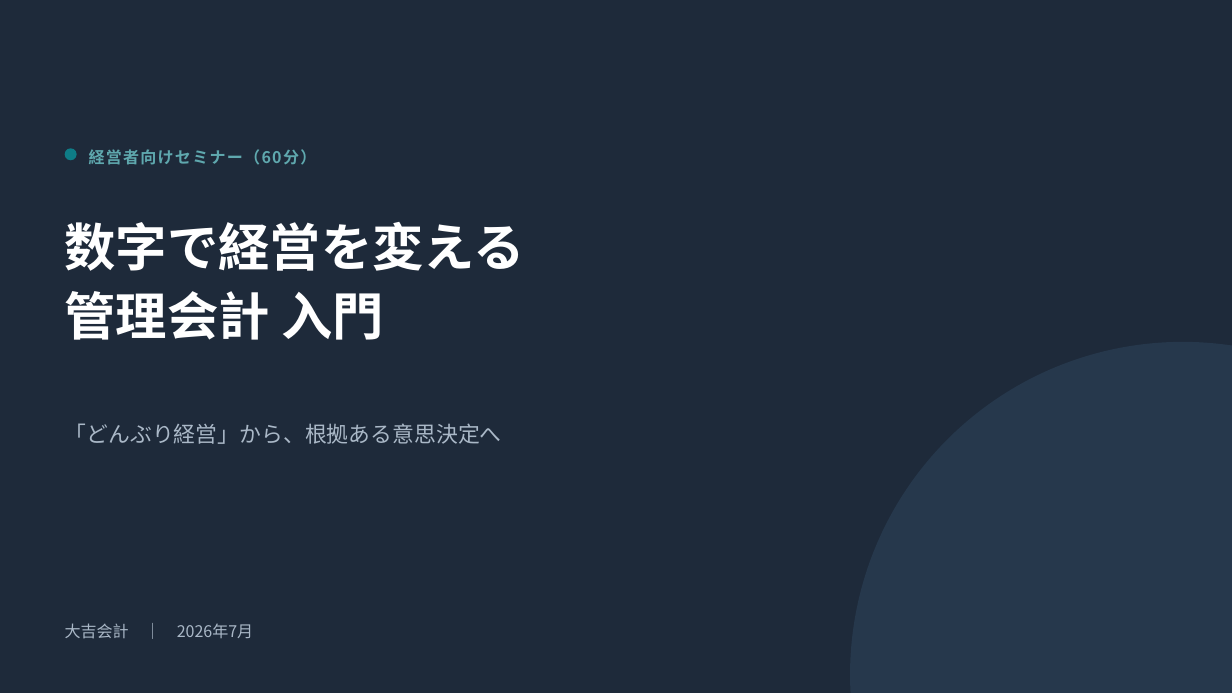
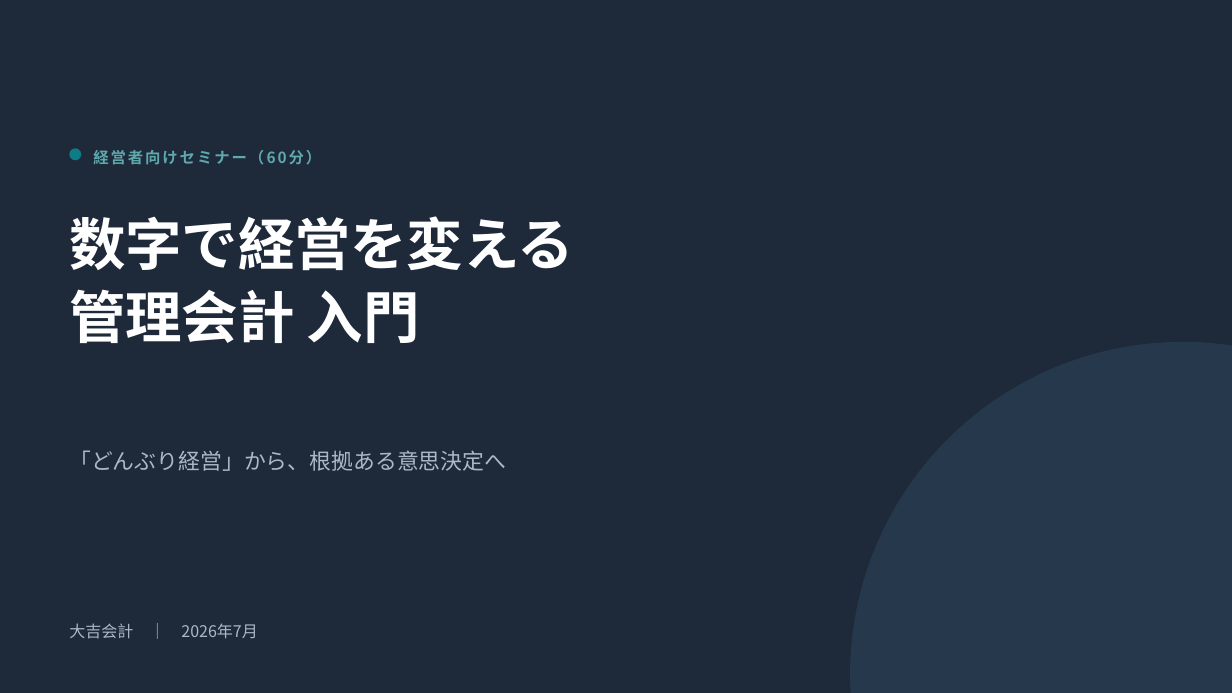
Before and after one commit to daikichi-lab/design-system-plugin, a slide deck: slide 1 of pptx-creation-plugin/examples/seminar-kanrikaikei/out/deck.pptx. Drawn at 1232x693 pixels with LibreOffice and Linux fonts; fonts in the diff are those of the drawing. Boxes give left, top, right and bottom in pixels: in the first picture for what was removed or moved away, otherwise in the second. Text is boxed around its words. In the diff, an @@ line names an element or a change of style, - is before the commit and + after.

```diff
--- a/pptx-creation-plugin/examples/seminar-kanrikaikei/out/deck.pptx
+++ b/pptx-creation-plugin/examples/seminar-kanrikaikei/out/deck.pptx
@@ ellipse: place and size @@
-ellipse at box(65, 148, 77, 160)
+ellipse at box(69, 148, 81, 160)
@@ text "経営者向けセミナー（60分）" at box(93, 150, 321, 165): size 12.5 to 12 pt, letter spacing 1 to 1.5 pt @@
@@ text "数字で経営を変える" at box(69, 216, 574, 343): size 40 to 44 pt, letter spacing 0 to -0.2 pt; line spacing 1.12 to 1.08 @@
@@ text "「どんぶり経営」から、根拠ある意思決定へ": place and size @@
-text "「どんぶり経営」から、根拠ある意思決定へ" at box(65, 423, 502, 444)
+text "「どんぶり経営」から、根拠ある意思決定へ" at box(69, 450, 506, 471)
@@ text "「どんぶり経営」から、根拠ある意思決定へ" at box(69, 450, 506, 471): line spacing 1 to 1.5 @@
@@ text "大吉会計 ｜ 2026年7月": place and size @@
-text "大吉会計 ｜ 2026年7月" at box(65, 623, 253, 639)
+text "大吉会計 ｜ 2026年7月" at box(69, 623, 257, 639)
```
Also in this commit, not shown: 5 other slides changed, 25 other files.
